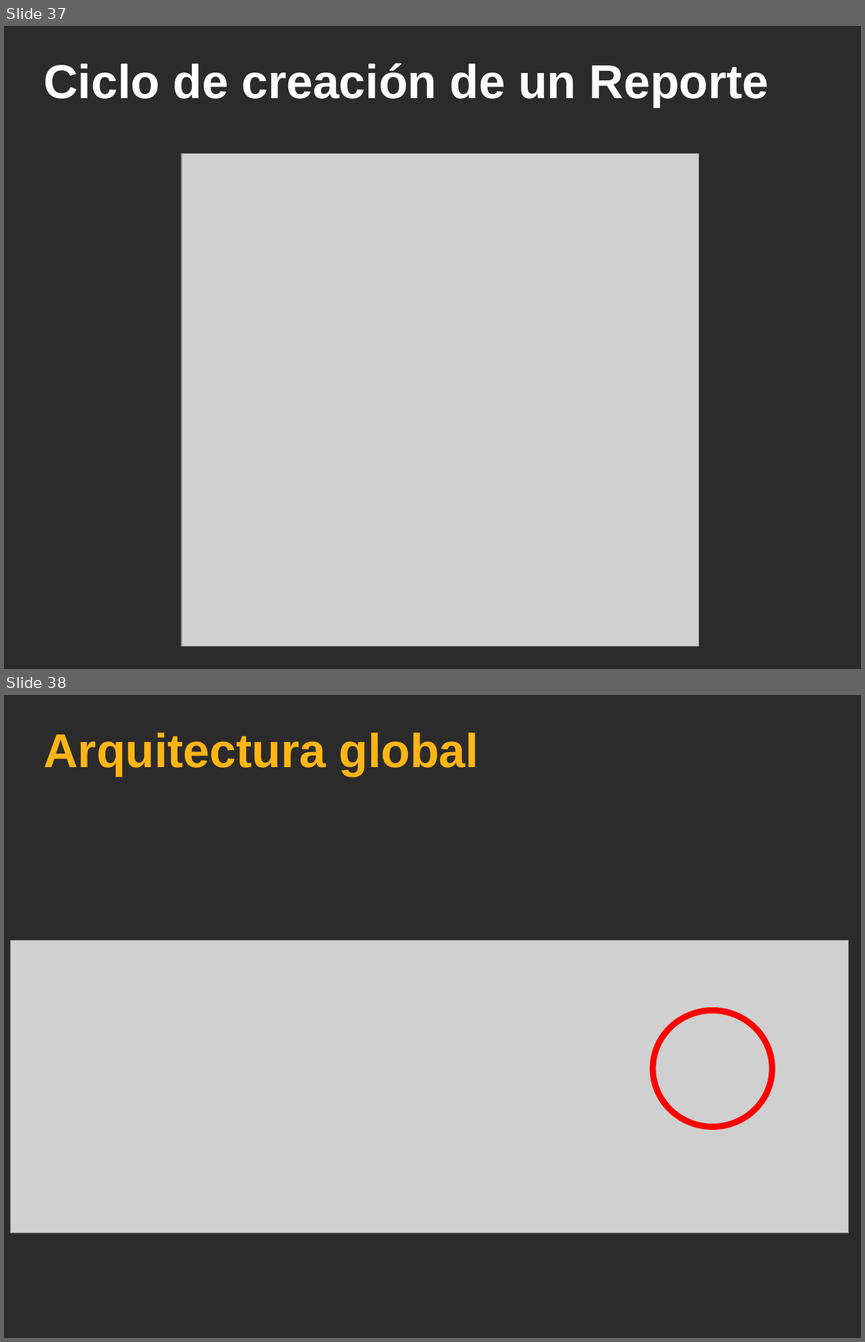
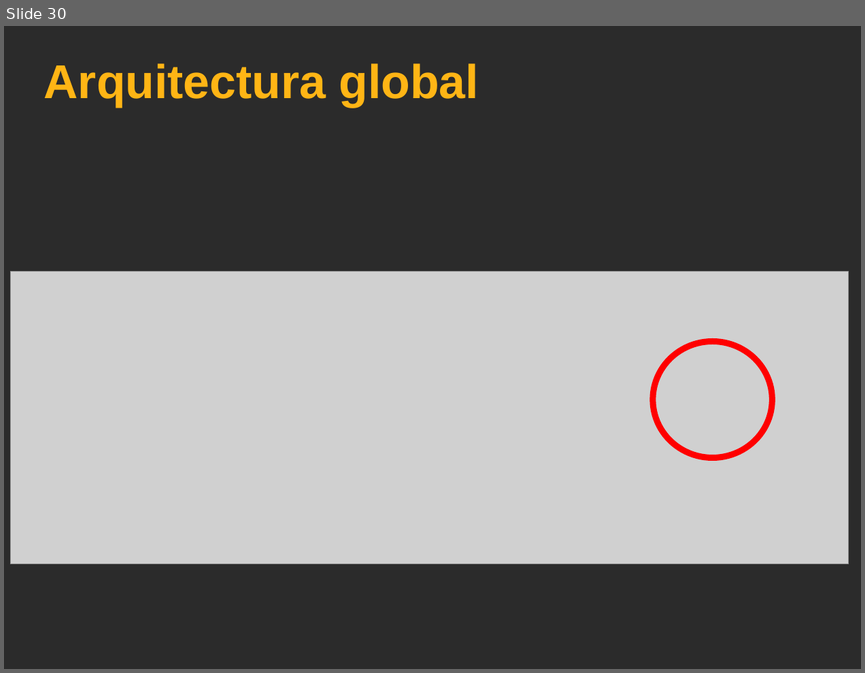
Before and after one commit to ervin45/proyectofinal, a slide deck: doc/material_para_la_catedra/presentacion_final/presentacion_final.odp. Shown one above the other, each under a label of ours: slides 37 and 38 before the commit, slide 30 after it. The pictures are 865x1342 and 865x673 pixels, drawn with LibreOffice and Linux fonts; fonts in the diff are those of the drawing; grey boxes stand for pictures; background and template pictures are left out; a plain dark background stands for a picture behind light text. Boxes give left, top, right and bottom in pixels: in the first picture for what was removed or moved away, otherwise in the second. Text is boxed around its words. In the diff, an @@ line names an element or a change of style, - is before the commit and + after.

```diff
--- a/doc/material_para_la_catedra/presentacion_final/presentacion_final.odp
+++ b/doc/material_para_la_catedra/presentacion_final/presentacion_final.odp
@@ slide 37 removed at [4, 26, 861, 669], background picture (left out) @@
@@ title removed at [44, 63, 769, 108] @@
-Ciclo de creación de un Reporte
@@ picture removed at [181, 154, 698, 645] @@
@@ what was slide 38 is now slide 30 @@
```
Also in this commit, not shown: 4 slides changed, 7 other slides removed.
